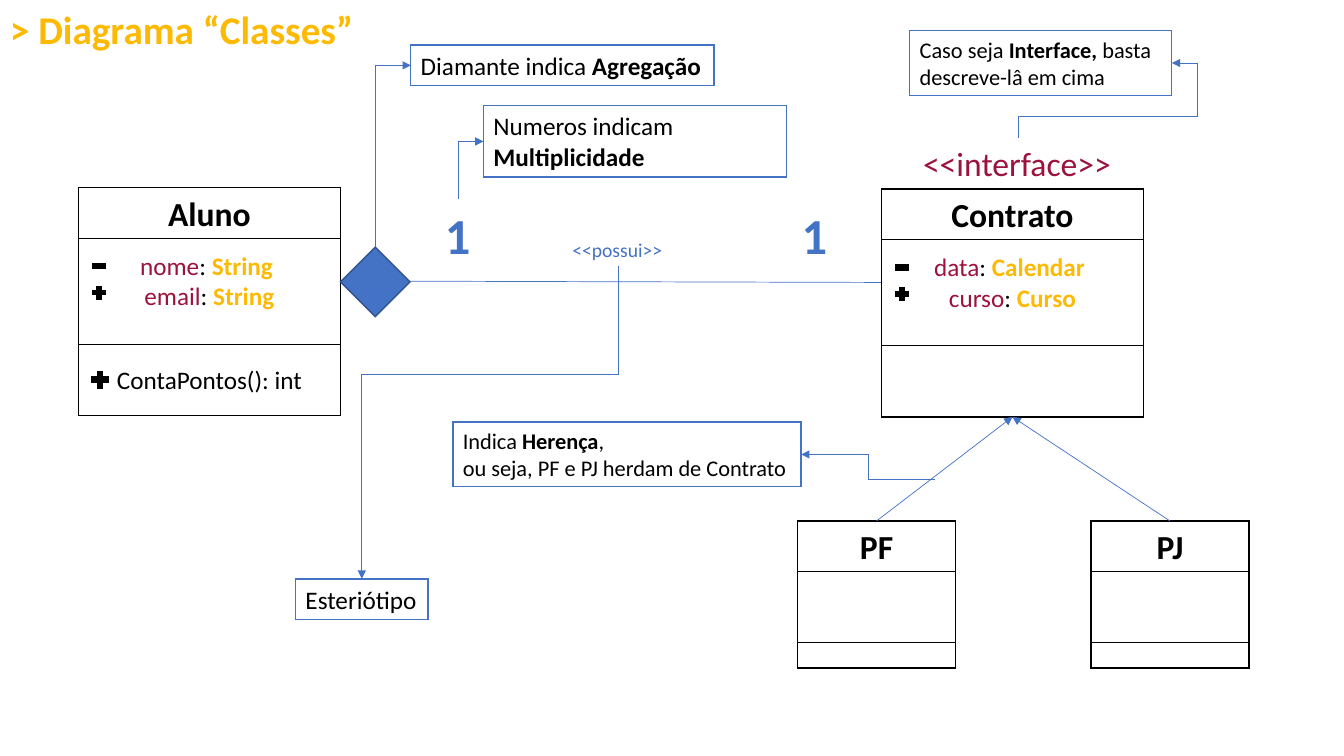
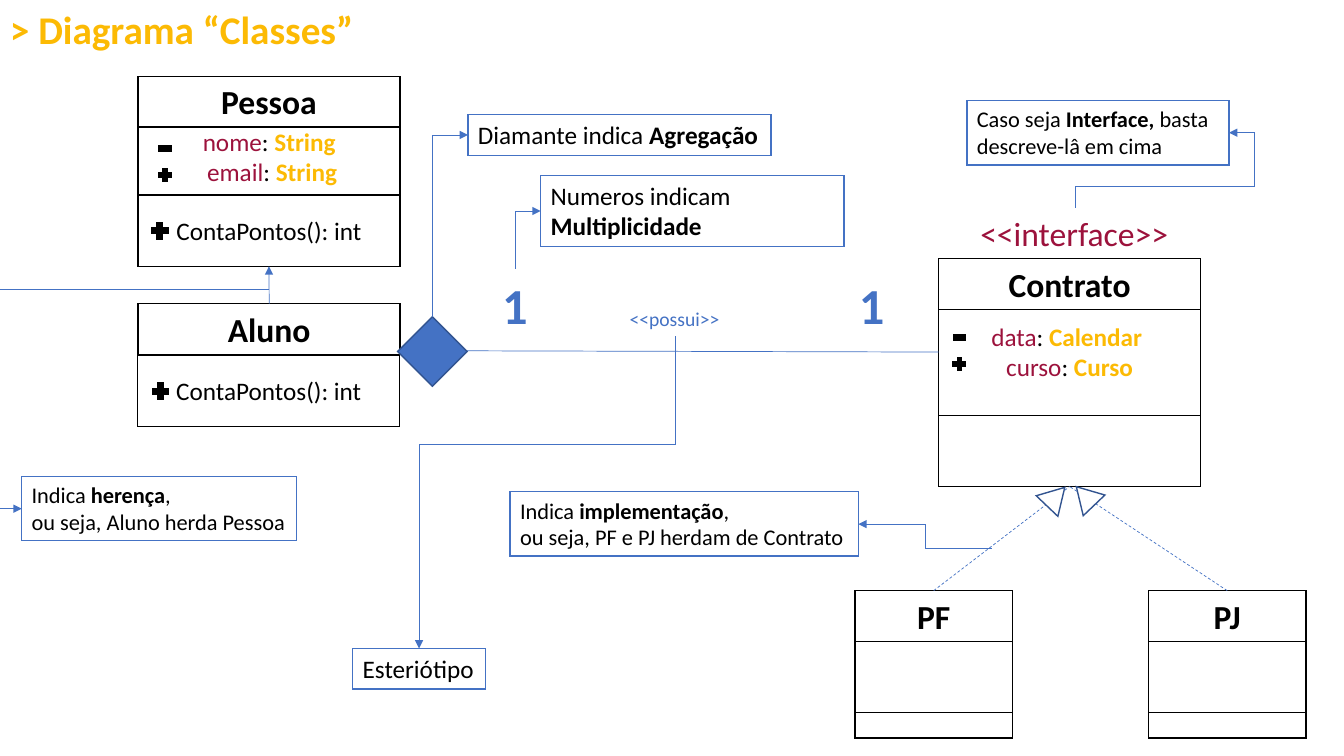
Before and after one commit to igorgrv/NotesInGeneral, a slide deck: slide 6 of UML/UML.pptx. Drawn at 1344x756 pixels with LibreOffice and Linux fonts; fonts in the diff are those of the drawing. Boxes give left, top, right and bottom in pixels: in the first picture for what was removed or moved away, otherwise in the second. Text is boxed around its words. In the diff, an @@ line names an element or a change of style, - is before the commit and + after.

```diff
--- a/UML/UML.pptx
+++ b/UML/UML.pptx
@@ rectangle: place and size @@
-rectangle at [79,188,341,415]
+rectangle at [138,77,400,267]
@@ rectangle added at [138,77,400,127], fill #FFFFFF, outline #000000 1 pt, 24 pt, text #000000, bold @@
+Pessoa
@@ text "nome: String": place and size @@
-text "nome: String" at [140,257,274,310]
+text "nome: String" at [203,133,337,186]
@@ rectangle: place and size @@
-rectangle at [93,264,105,269]
+rectangle at [159,146,171,151]
@@ plus sign added at [156,166,173,184], fill #000000, outline #000000 1 pt @@
@@ rectangle added at [138,196,400,267], fill #FFFFFF, outline #000000 1 pt, 18 pt, text #000000 @@
+ContaPontos(): int
@@ plus sign: place and size @@
-plus sign at [91,284,108,301]
+plus sign at [148,220,170,242]
@@ arrow added from (269, 303) to (269, 266), #4472C4 0.5 pt @@
@@ elbow arrow added from (269, 289) to (22, 509), #4472C4 0.5 pt @@
@@ rectangle "Aluno": place and size @@
-rectangle "Aluno" at [79,188,341,238]
+rectangle "Aluno" at [138,303,400,354]
@@ rectangle "ContaPontos(): int": place and size @@
-rectangle "ContaPontos(): int" at [79,345,341,416]
+rectangle "ContaPontos(): int" at [138,355,400,426]
@@ plus sign: place and size @@
-plus sign at [89,369,111,391]
+plus sign at [149,380,171,402]
@@ rectangle added at [22,477,297,541], fill #FFFFFF, outline #4472C4 1 pt, 16 pt, text #000000 @@
+Indica herença,
+ou seja, Aluno herda Pessoa
@@ triangle added at [1037,477,1077,517], fill #FFFFFF, outline #325491 1 pt @@
@@ triangle added at [1066,476,1106,516], fill #FFFFFF, outline #325491 1 pt @@
@@ text in rectangle at [520,503,729,523]: text changed; bold on @@
-Indica Herença,
+Indica implementação,
@@ 10 rectangles, 3 texts, 3 elbow arrows, 2 lines, 1 plus sign, 1 diamond: place and size @@
-10 rectangles, 3 texts, 3 elbow arrows, 2 lines, 1 plus sign, 1 diamond at [341,31,1249,668]
+10 rectangles, 3 texts, 3 elbow arrows, 2 lines, 1 plus sign, 1 diamond at [398,101,1307,738]
@@ arrow (934, 591) - (1070, 487): arrow to line; stroke #4472C4 0.5 pt to #4472C4 0.5 pt dashed @@
@@ 5 rectangles, 2 texts, 2 elbow arrows, 1 line: place and size @@
-5 rectangles, 2 texts, 2 elbow arrows, 1 line at [295,64,1198,619]
+5 rectangles, 2 texts, 2 elbow arrows, 1 line at [353,133,1254,689]
@@ arrow (1227, 591) - (1070, 487): arrow to line; stroke #4472C4 0.5 pt to #4472C4 0.5 pt dashed @@
```
Also in this commit, not shown: 1 other file.
